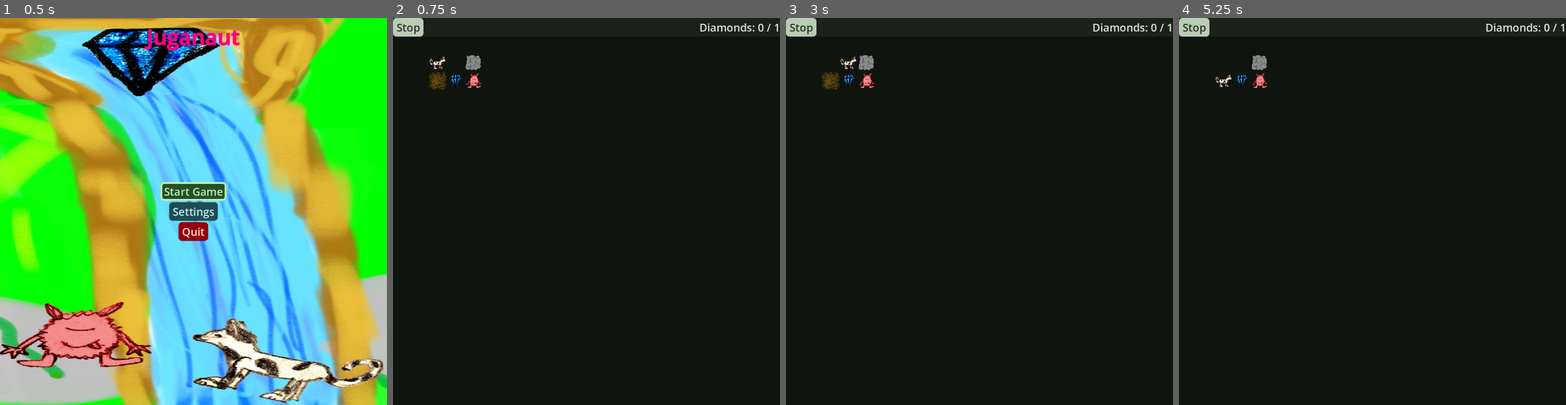
Above: before the commit, frames 1-4 (left to right).
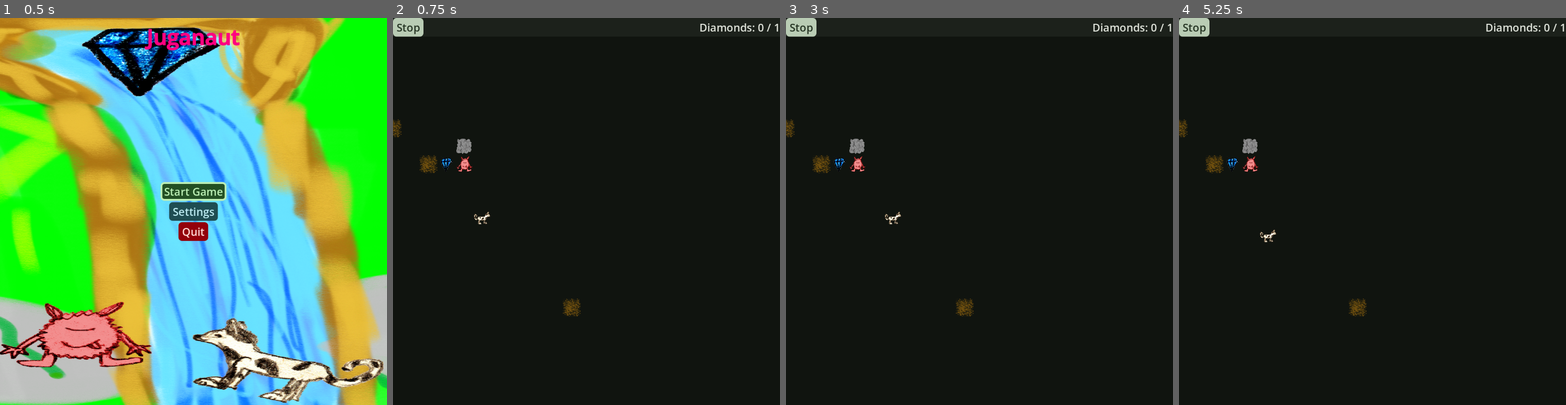
Above: after the commit, the same moments.

Repository: SirVincelot24/juganaut-godot
Game: Godot game, scene res://scenes/MainMenu.tscn
The game is run twice, just before and just after one commit, with the same random seed, the same clock (stepped at 60 frames per second) and the same inputs.
Inputs (mouse positions are in pixels of both pictures, inside the frame that each line leads up to):
- Up to frame 1 (0.5 s): no input
- Up to frame 2 (0.75 s): click "Start Game" at 0.5 s
- Up to frame 3 (3 s): click "Stop" at 1.25 s; click "Start Game" at 2 s; tap Enter at 2.75 s; move the mouse to (1064, 192) at 2.77 s; hold D (movement.right) from 2.78 s (still down); click (1064, 192) at 2.92 s
- Up to frame 4 (5.25 s): release D (movement.right) at 3.5 s; tap Space at 3.5, 5 s; drag from (1295, 230) to (1353, 288) at 3.52 s; tap Enter at 4.25 s; move the mouse to (1411, 126) at 4.27 s; hold D (movement.right) 4.28-5 s; drag from (1353, 288) to (1256, 153) at 5.02 s

Frame 1 is identical in both runs. In frame 2, 1.1% of the frame differs, in the area x 0-49%, y 9-78%; in frame 3, 1.1%; in frame 4, 1.0%.

Commit message:
add world_builder and player placement

Diff:
--- a/scenes/game.tscn
+++ b/scenes/game.tscn
@@ -129,9 +129,6 @@
 tile_set = ExtResource("4_lbhrr")
 script = ExtResource("5_iywne")
 
-[node name="Player" parent="Grid" unique_id=913245787 instance=ExtResource("6_p57ef")]
-position = Vector2(1370.0002, 740.00024)
-
 [node name="Rock" parent="Grid" unique_id=916694701 instance=ExtResource("6_p57ef")]
 position = Vector2(2090, 720)
 scale = Vector2(0.99999994, 0.99999994)
@@ -156,5 +153,7 @@
 script = ExtResource("7_u5sy4")
 type = 4
 
+[node name="Camera2D" type="Camera2D" parent="." unique_id=594041342]
+offset = Vector2(566, 307)
+
 [connection signal="game_over_signal" from="." to="Grid" method="game_over"]
-[connection signal="game_over_signal" from="." to="Grid/Player" method="on_game_over"]
--- a/scripts/BL/grid/grid.gd
+++ b/scripts/BL/grid/grid.gd
@@ -7,8 +7,12 @@
 
 func _ready():
 	set_process(true)
+	var world = WorldBuilder.new(self)
+	world.create_world(max_size, 1, Vector2i(5, 5))
 	for child in get_children():
 		set_cell(local_to_map(child.position), child.type, Vector2i.ZERO)
+	set_cell(Vector2i(0, 0), Pawn.CellType.DIRT, Vector2i.ZERO)
+	set_cell(max_size, Pawn.CellType.DIRT, Vector2i.ZERO)
 
 func get_cell_pawn(cell, type = Pawn.CellType.PLAYER):
 	for node in get_children():
--- /dev/null
+++ b/scripts/BL/world_builder.gd
@@ -0,0 +1,19 @@
+class_name WorldBuilder
+
+var grid: TileMapLayer
+var player = preload("res://scenes/character.tscn").instantiate()
+
+func _init(grid_node: TileMapLayer) -> void:
+	grid = grid_node
+
+func get_valid_coord(world_size: Vector2i, player_coord: Vector2i) -> Vector2i:
+	var x = randi_range(0, world_size.x)
+	var y = randi_range(0, world_size.y)
+	while Vector2i(x, y) == player_coord:
+		x = randi_range(0, world_size.x)
+		y = randi_range(0, world_size.y)
+	return Vector2i(x, y)
+
+func create_world(size: Vector2i, diamond_count_range, player_coord: Vector2i):
+	player.position = grid.map_to_local(player_coord)
+	grid.add_child(player)
Not shown, added: scripts/BL/world_builder.gd.uid
